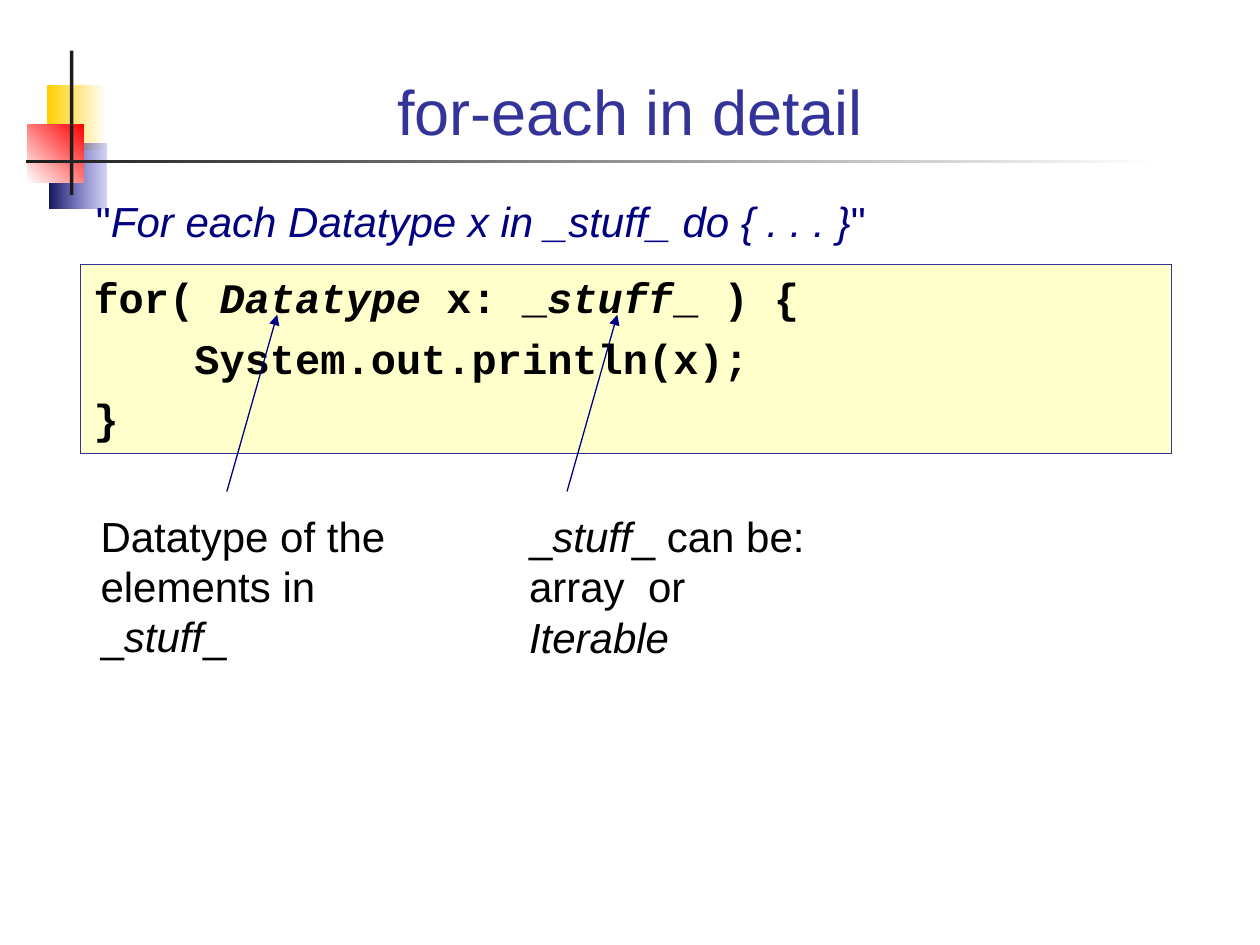
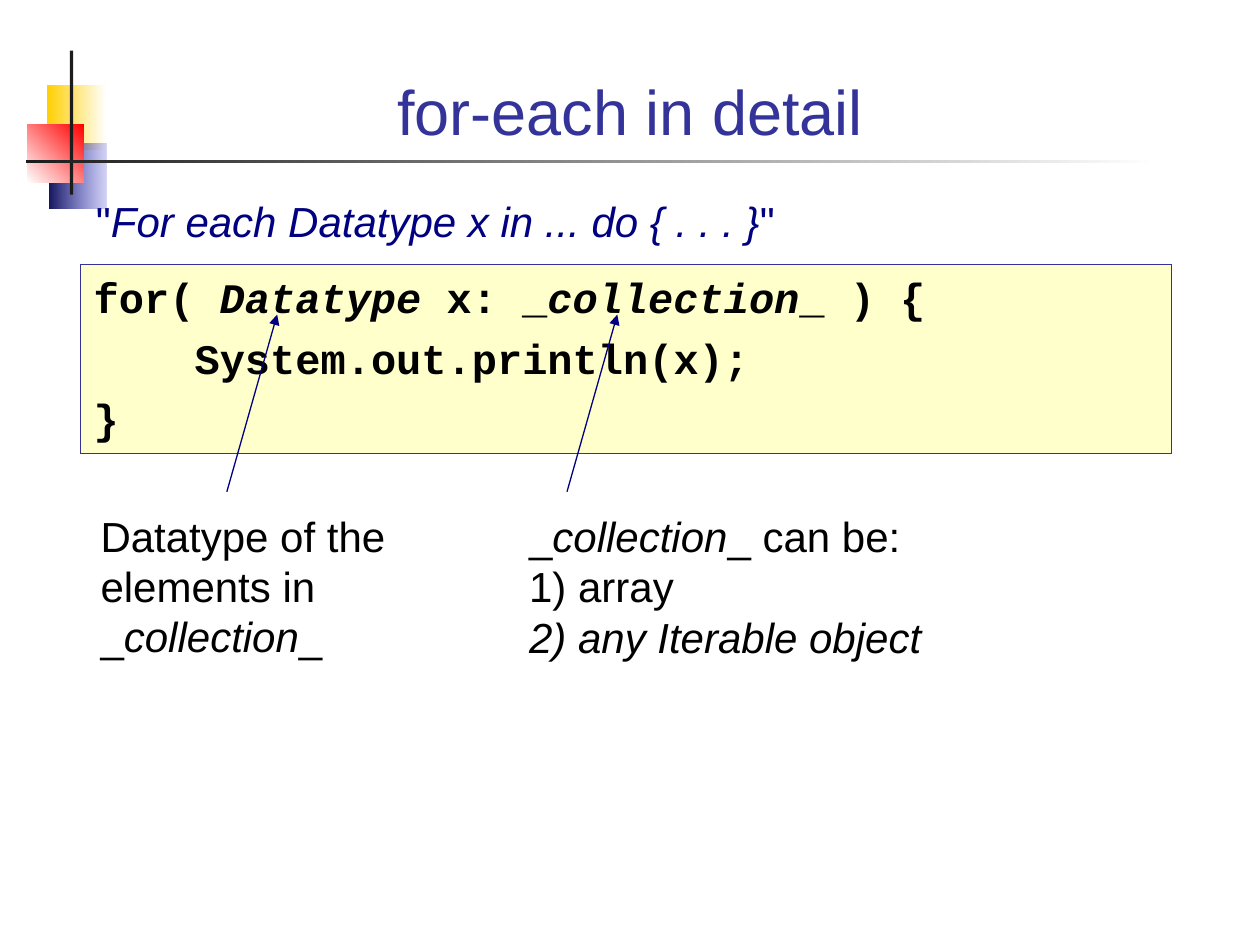
Before and after one commit to skeoop/skeoop.github.io, a slide deck: slide 12 of week3/Iterators.ppt. Drawn at 1260x945 pixels with LibreOffice and Linux fonts; fonts in the diff are those of the drawing. Boxes give left, top, right and bottom in pixels: in the first picture for what was removed or moved away, otherwise in the second. Text is boxed around its words. In the diff, an @@ line names an element or a change of style, - is before the commit and + after.

```diff
--- a/week3/Iterators.ppt
+++ b/week3/Iterators.ppt
@@ text at [96,203,639,245]: text changed @@
-"For each Datatype x in _stuff_ do { . . . }"
+"For each Datatype x in ... do { . . . }"
@@ text at [94,282,824,325]: text changed @@
-for( Datatype x: _stuff_ ) {
+for( Datatype x: _collection_ ) {
@@ text at [101,521,385,661]: text changed @@
-Datatype of the elements in _stuff_
+Datatype of the elements in _collection_
@@ text at [529,521,921,661]: text changed; italic on @@
-_stuff_ can be:
-array or
-Iterable
+_collection_ can be:
+1) array
+2) any Iterable object
```
Also in this commit, not shown: 8 other slides changed, 1 slide added, 3 other files.
